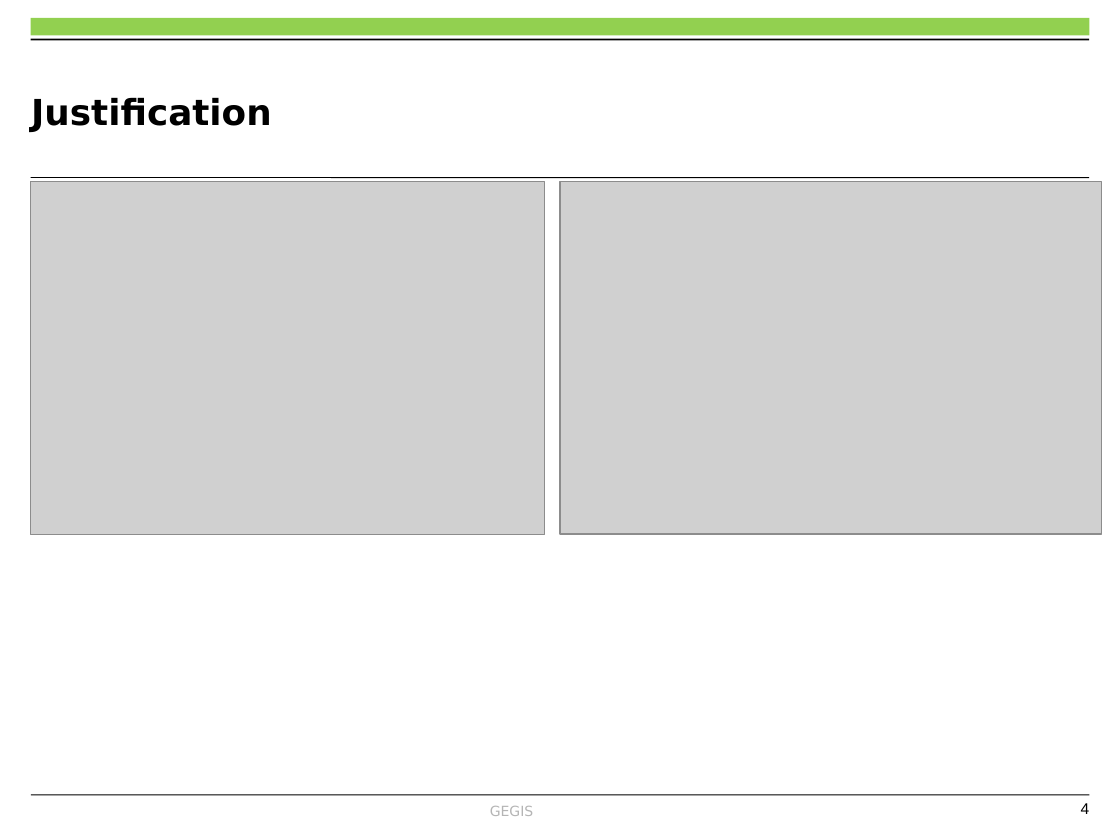
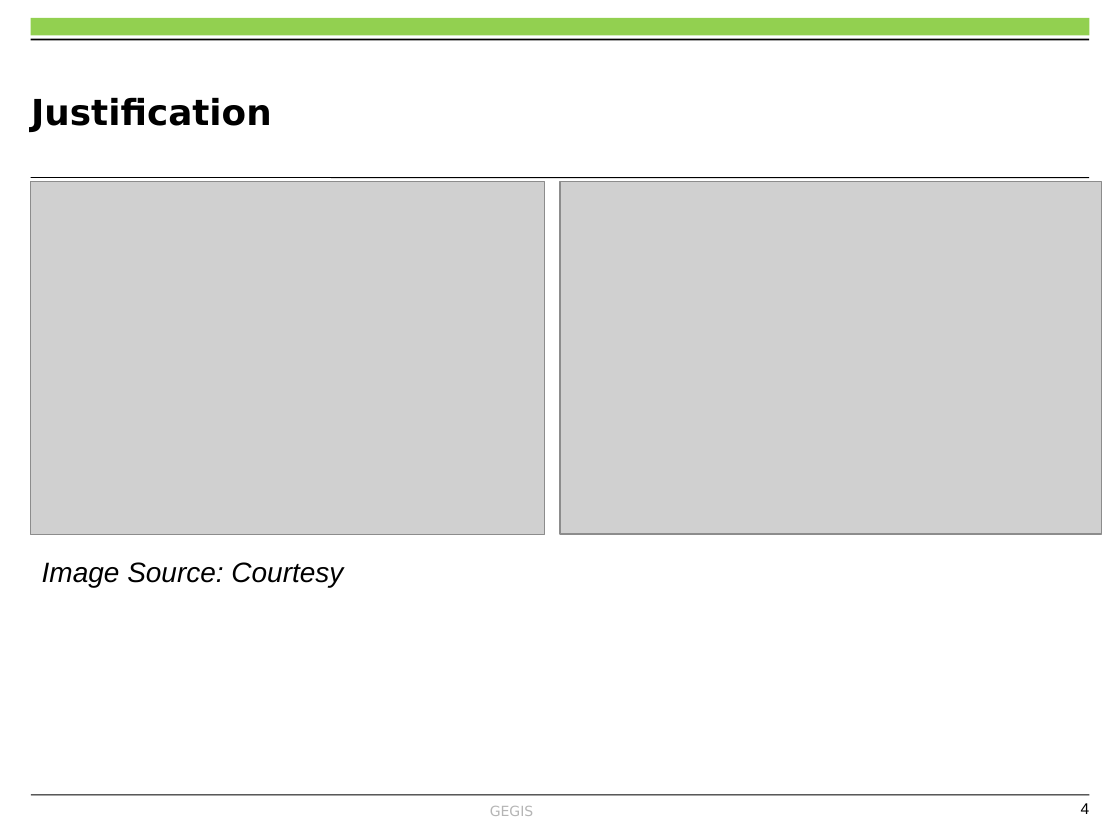
Before and after one commit to OkomoJacob/FinalYearProject, a slide deck: slide 4 of Dr. E Nduati, Superviser/Submissions/ENC222-0149_2017_OKOMO_JACOB_OKELLO_V3.pptx. Drawn at 1120x840 pixels with LibreOffice and Linux fonts; fonts in the diff are those of the drawing; grey boxes stand for pictures; background and template pictures are left out. Boxes give left, top, right and bottom in pixels: in the first picture for what was removed or moved away, otherwise in the second. Text is boxed around its words. In the diff, an @@ line names an element or a change of style, - is before the commit and + after.

```diff
--- a/Dr. E Nduati, Superviser/Submissions/ENC222-0149_2017_OKOMO_JACOB_OKELLO_V3.pptx
+++ b/Dr. E Nduati, Superviser/Submissions/ENC222-0149_2017_OKOMO_JACOB_OKELLO_V3.pptx
@@ text added at <box>42,562,343,587</box>, 18 pt, text #000000, italic @@
+Image Source: Courtesy
```
Also in this commit, not shown: 8 other slides changed, 2 slides added, 1 other file.
